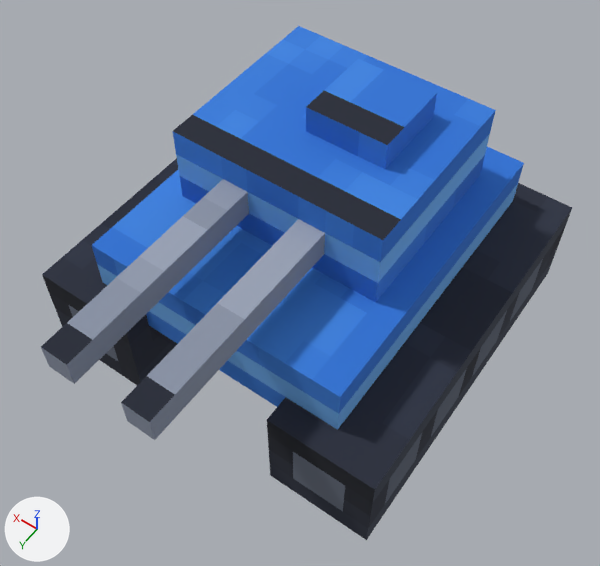
The glTF model public/assets/models/units/tank_blue.glb as it was, and as the next commit left it.
One viewpoint serves both versions: a camera (50 mm lens) standing at (-0.701, 1.045, 1.698) and looking at (-0.064, 0.153, 0.297). Lighting does not change. The marker at lower left points along +X, +Y and +Z. The picture after the commit comes second. Vertices at exactly the same position are counted once.

Names of what the first picture shows: 'barrel', 'chassis', 'hull', 'turret'.
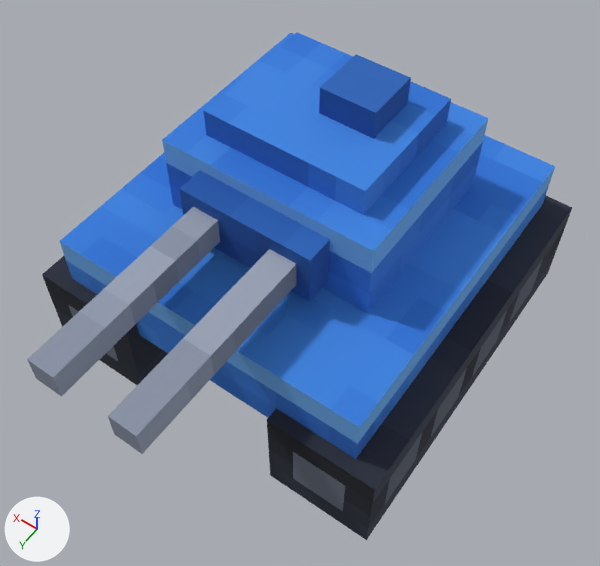
Location of each change, [x1, y1, x2, y2] in pixels of the pictures (600 x 566 px; the box of a moved part takes in the faces that stretch with it):
'turret', reshaped, moved: before [172, 26, 496, 303]; after [162, 32, 488, 313]
'hull', reshaped (15% wider, 14% taller): before [92, 147, 524, 430]; after [59, 135, 555, 459]
'barrel', surface changed, moved: before [41, 179, 325, 440]; after [27, 207, 297, 454]
part 2 of me_turret_rigid_batch, moved or reshaped: before [306, 59, 437, 169]; after [319, 54, 411, 139]
part 3 of me_turret_rigid_batch, added (blue): after [204, 32, 451, 215]
part 4 of me_turret_rigid_batch, added (blue): after [179, 171, 330, 302]

The change, as a diff of the scene's bpy script:
```diff
--- a/public/assets/models/units/tank_blue.glb.py
+++ b/public/assets/models/units/tank_blue.glb.py
@@ me_hull_rigid_batch @@
 # used by ob_hull; parent = ob_root; location = (0.0, 0.0, 0.188); rotation_euler = (0.00117, -0.000763, 0.0), in degrees (0.1, 0, 0)
-me_hull_rigid_batch.from_pydata(...)  # 8 vertices, 12 faces; spans x -0.312..0.312, y -0.375..0.375, z 0.0..0.188
-me_hull_rigid_batch.vertices[0].co = (0.312, 0.375, 0.0)
-me_hull_rigid_batch.vertices[1].co = (-0.312, 0.375, 0.0)
-me_hull_rigid_batch.vertices[2].co = (-0.312, 0.375, 0.188)  # pixel (340, 396)
-me_hull_rigid_batch.vertices[3].co = (0.312, 0.375, 0.188)  # pixel (91, 245)
-me_hull_rigid_batch.vertices[4].co = (-0.312, -0.375, 0.0)
-me_hull_rigid_batch.vertices[5].co = (0.312, -0.375, 0.0)
-me_hull_rigid_batch.vertices[6].co = (0.312, -0.375, 0.188)
-me_hull_rigid_batch.vertices[7].co = (-0.312, -0.375, 0.188)  # pixel (524, 162)
+me_hull_rigid_batch.from_pydata(...)  # 8 vertices, 12 faces; spans x -0.375..0.375, y -0.406..0.406, z 0.0..0.188
+# me_hull_rigid_batch part 1
+me_hull_rigid_batch.vertices[0].co = (0.375, 0.406, 0.0)
+me_hull_rigid_batch.vertices[1].co = (-0.375, 0.406, 0.0)
+me_hull_rigid_batch.vertices[2].co = (-0.375, 0.406, 0.188)  # pixel (359, 427)
+me_hull_rigid_batch.vertices[3].co = (0.375, 0.406, 0.188)  # pixel (59, 241)
+me_hull_rigid_batch.vertices[4].co = (-0.375, -0.406, 0.0)
+me_hull_rigid_batch.vertices[5].co = (0.375, -0.406, 0.0)
+me_hull_rigid_batch.vertices[6].co = (0.375, -0.406, 0.188)
+me_hull_rigid_batch.vertices[7].co = (-0.375, -0.406, 0.188)  # pixel (555, 166)
 me_hull_rigid_batch.materials.append(mat_paint)
@@ me_turret_rigid_batch @@
 # used by ob_turret; parent = ob_hull; location = (0.0, -0.0625, 0.188)
-me_turret_rigid_batch.from_pydata(...)  # 16 vertices, 22 faces; spans x -0.25..0.25, y -0.219..0.219, z 0.0..0.25
+me_turret_rigid_batch.from_pydata(...)  # 32 vertices, 42 faces; spans x -0.25..0.25, y -0.219..0.281, z 0.0..0.312
+# me_turret_rigid_batch part 2: the loose piece of 8 vertices spanning x -0.156..0.031, y -0.125..0.062, z 0.188..0.25 is scaled about its middle by (0.667, 0.667, 1), then moved by (0.0, 0.0, 0.062)
+# me_turret_rigid_batch part 3: the loose piece of 8 vertices spanning x -0.156..0.031, y -0.125..0.062, z 0.188..0.25 is copied, and the copy is scaled about its middle by (2, 1.67, 1), then moved by (0.062, 0.031, 0.0); it spans x -0.188..0.188, y -0.156..0.156, z 0.188..0.25
+# me_turret_rigid_batch part 4
+# 8 vertices are added at x -0.156..0.156, y 0.219..0.281, z 0.031..0.156
+# 10 new faces join them
 me_turret_rigid_batch.materials.append(mat_paint)
@@ me_barrel_rigid_batch @@
 me_barrel_rigid_batch.from_pydata(...)  # 16 vertices, 24 faces; spans x -0.125..0.125, y 0.0..0.5, z -0.031..0.031
 # used by ob_barrel; parent = ob_turret; location = (0.0, 0.219, 0.0938)
+# me_barrel_rigid_batch part 5: texture (UV) coordinates of 24 of 24 faces, centred in x -0.125..0.125, y 0.0..0.5, z -0.031..0.031, changed; they spanned u 0.0..0.77, v 0.42..0.58 and now span u 0.0..0.77, v 0.41..0.57
 me_barrel_rigid_batch.materials.append(mat_paint)
@@ ob_turret @@
 ob_turret.parent = ob_hull
-ob_turret.location = (0.0, -0.0625, 0.188)
+ob_turret.location = (0.0, -0.0312, 0.188)
```
